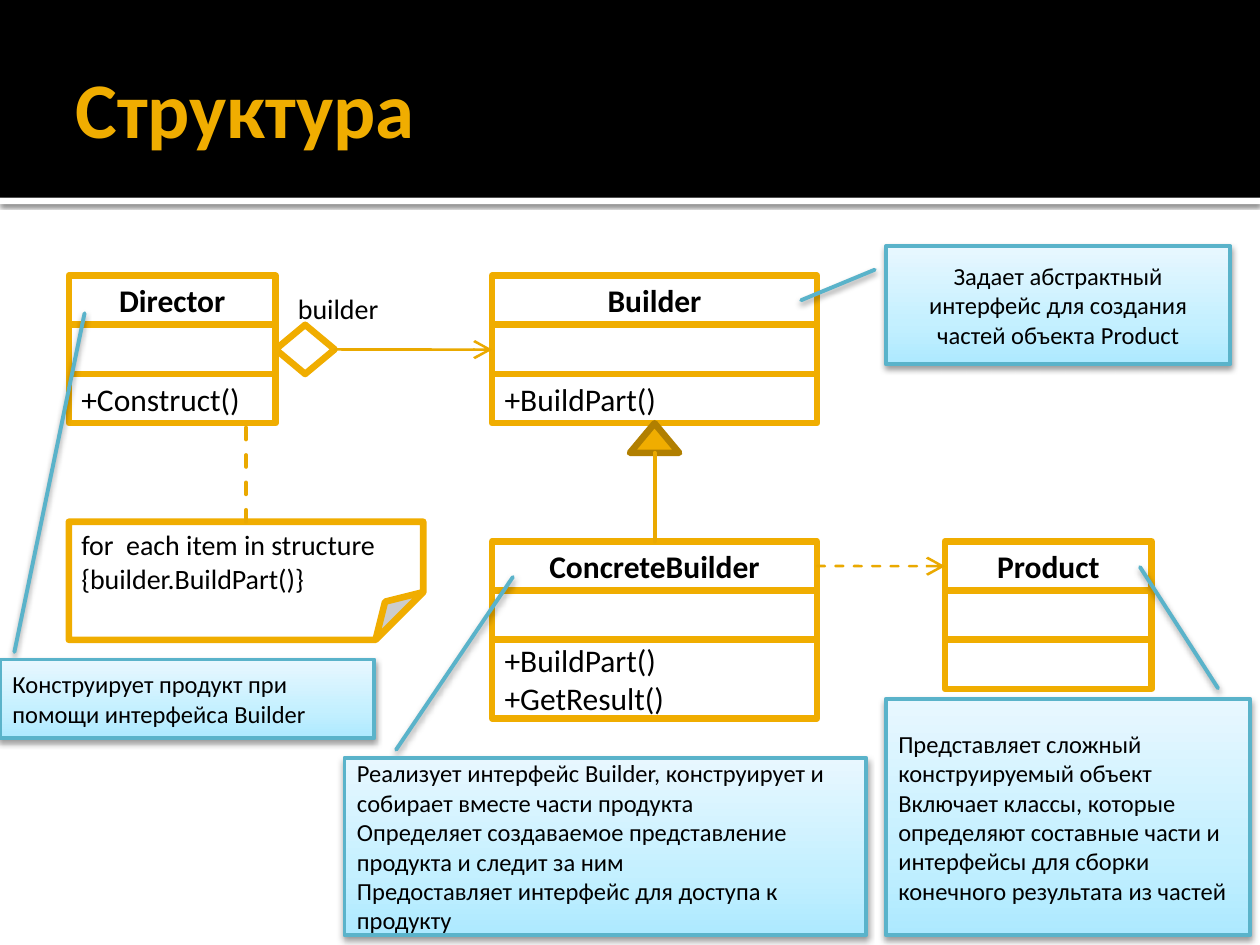
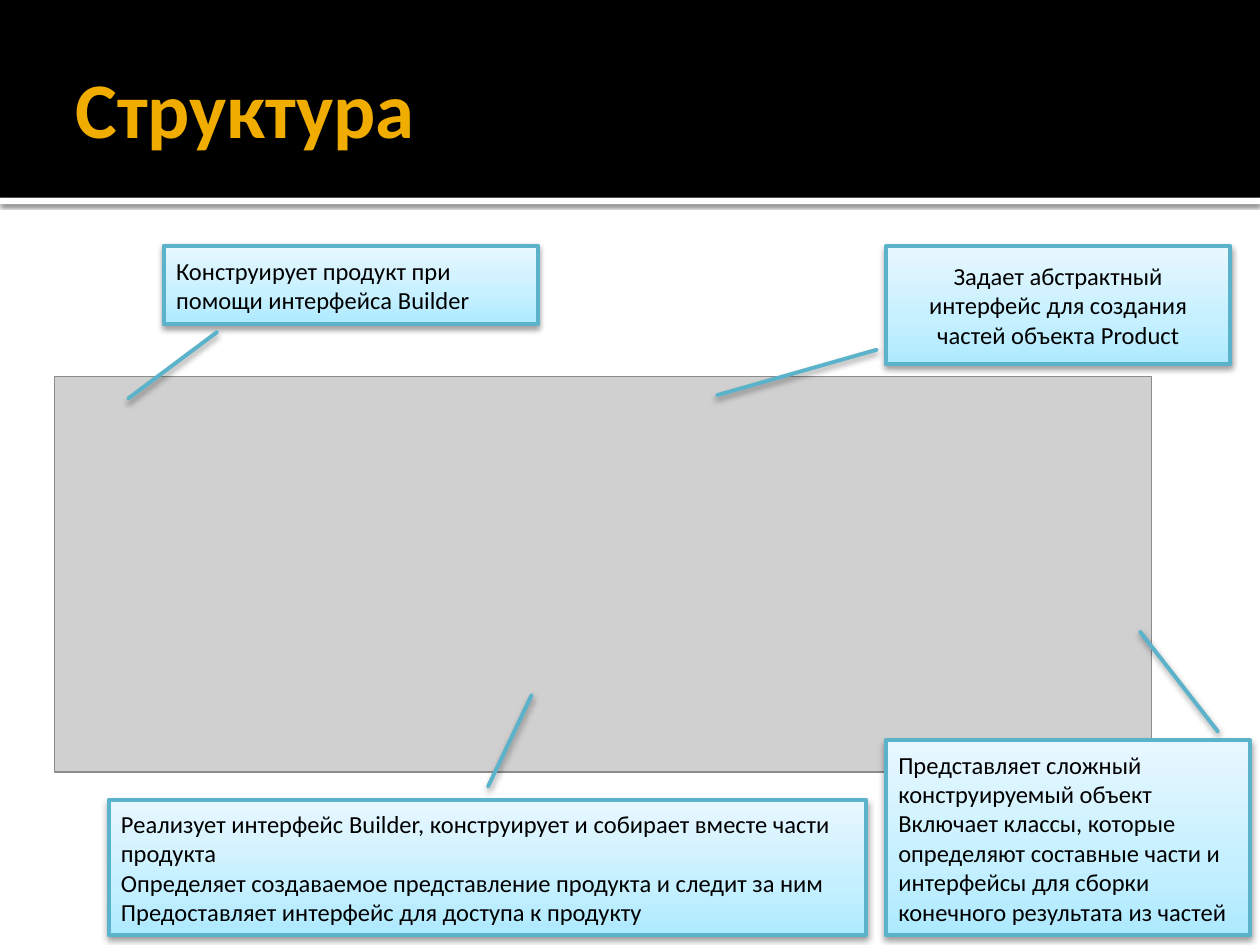
Before and after one commit to alexey-malov/ood, a slide deck: slide 5 of lectures/15.builder/builder.pptx. Drawn at 1260x945 pixels with LibreOffice and Linux fonts; fonts in the diff are those of the drawing; grey boxes stand for pictures. Boxes give left, top, right and bottom in pixels: in the first picture for what was removed or moved away, otherwise in the second. Text is boxed around its words. In the diff, an @@ line names an element or a change of style, - is before the commit and + after.

```diff
--- a/lectures/15.builder/builder.pptx
+++ b/lectures/15.builder/builder.pptx
@@ border callout "Конструирует продукт при помощи интерфейса ..." at [164, 246, 538, 325]: proportions changed @@
@@ border callout "Конструирует продукт при помощи интерфейса ...": place and size @@
-border callout "Конструирует продукт при помощи интерфейса ..." at [0, 659, 374, 738]
+border callout "Конструирует продукт при помощи интерфейса ..." at [164, 246, 538, 325]
@@ group removed at [69, 276, 1152, 719]: 12 rectangles, 2 arrows, 2 lines, 1 folded corner, 1 diamond, 1 triangle, 1 text @@
-Director
-+Construct()
-for each item in structure
-{builder.BuildPart()}
-Builder
-+BuildPart()
-ConcreteBuilder
-+BuildPart()
-+GetResult()
-Product
-builder
@@ picture added at [54, 377, 1152, 772] @@
@@ border callout "Представляет сложный конструируемый объект": place and size @@
-border callout "Представляет сложный конструируемый объект" at [886, 699, 1250, 935]
+border callout "Представляет сложный конструируемый объект" at [886, 741, 1250, 936]
@@ border callout "Реализует интерфейс Builder, конструирует и ...": place and size @@
-border callout "Реализует интерфейс Builder, конструирует и ..." at [344, 759, 866, 936]
+border callout "Реализует интерфейс Builder, конструирует и ..." at [108, 800, 866, 935]
@@ border callout "Реализует интерфейс Builder, конструирует и ..." at [108, 800, 866, 935]: proportions changed @@
```
Also in this commit, not shown: 4 other slides changed, 1 other file.
